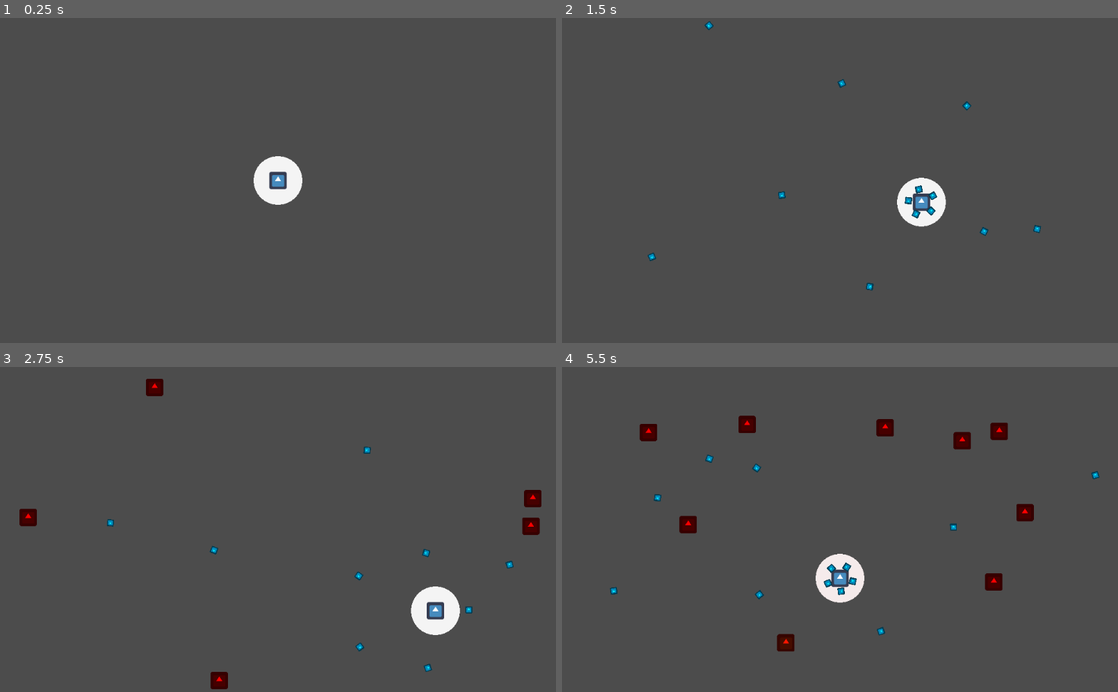
Above: before the commit, frames 1-4 (two rows, left to right).
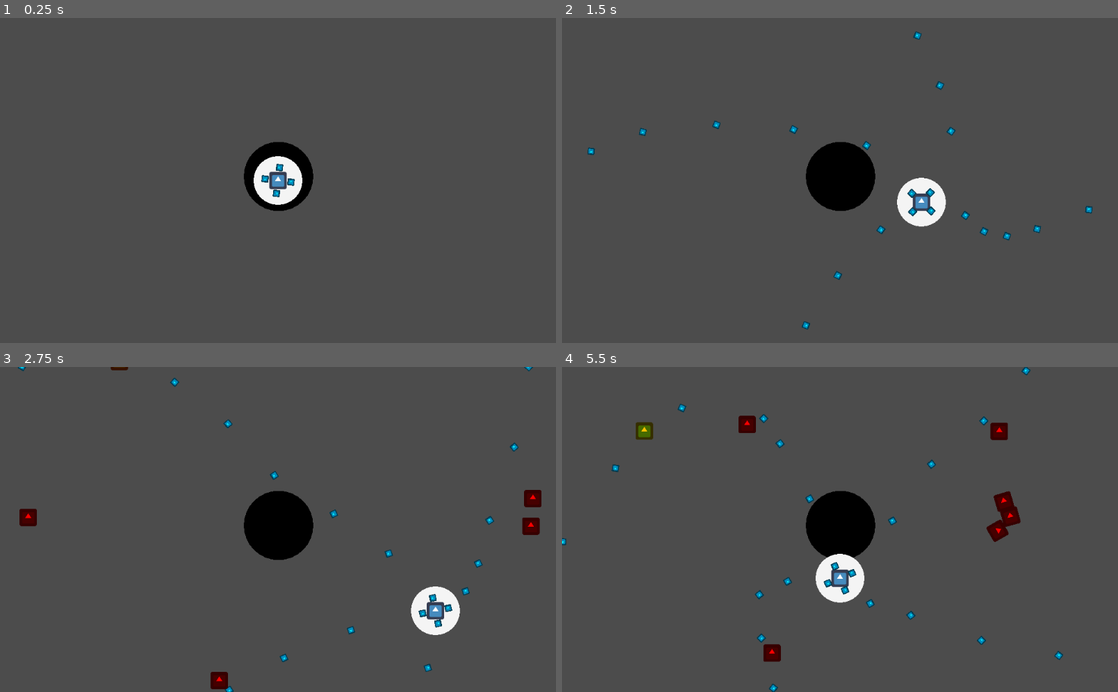
Above: after the commit, the same moments.

Repository: franxz/proto-top-down
Game: Godot game, scene res://scenes/test-map/TestMap.tscn
Same seed, same stepped clock (60 frames per second), same inputs: the game is played once before the commit and once after it. The engine's default icon, where the game draws it, is replaced by a stand-in: a white triangle on a blue panel in a dark square.
Inputs:
- Up to frame 1 (0.25 s): no input
- Up to frame 2 (1.5 s): hold Right (ui_right) 0.53-1.28 s; hold Down (ui_down) from 1.28 s (still down)
- Up to frame 3 (2.75 s): release Down (ui_down) at 2.03 s; hold Right (ui_right) from 2.03 s (still down)
- Up to frame 4 (5.5 s): release Right (ui_right) at 2.78 s; hold Up (ui_up) 2.78-3.53 s; hold Left (ui_left) 3.53-5.03 s; hold Down (ui_down) from 5.03 s (still down)

The runs differ from the first frame. In frame 1, 1.2% of the frame differs, in the area x 43-57%, y 38-60%; in frame 2, 2.8%; in frame 3, 3.0%; in frame 4, 4.7%, in the area x 0-97%, y 0-100%.

Commit message:
Add "Hole" game object. Update basic weapon specs

Diff:
--- /dev/null
+++ b/scenes/hole/Hole.gd
@@ -0,0 +1,19 @@
+extends Area2D
+
+var radius := 128
+var color := Color.black
+
+onready var shape_node = get_node("CollisionShape2D")
+
+func _ready():
+	connect("body_entered", self, "_on_body_entered")
+	shape_node.shape.radius = radius
+
+
+func _on_body_entered(body: Node):
+	if body.is_in_group("enemies"):
+		body.queue_free()
+
+
+func _draw():
+	draw_circle(Vector2.ZERO, radius, color)
--- /dev/null
+++ b/scenes/hole/Hole.tscn
@@ -0,0 +1,21 @@
+[gd_scene load_steps=4 format=2]
+
+[ext_resource path="res://scenes/hole/Hole.gd" type="Script" id=1]
+
+[sub_resource type="CircleShape2D" id=1]
+
+[sub_resource type="CircleShape2D" id=2]
+radius = 224.0
+
+[node name="Hole" type="Area2D"]
+script = ExtResource( 1 )
+
+[node name="CollisionShape2D" type="CollisionShape2D" parent="."]
+shape = SubResource( 1 )
+
+[node name="Obstacle" type="Area2D" parent="."]
+collision_layer = 4
+collision_mask = 4
+
+[node name="CollisionShape2D" type="CollisionShape2D" parent="Obstacle"]
+shape = SubResource( 2 )
--- a/scenes/test-map/TestMap.tscn
+++ b/scenes/test-map/TestMap.tscn
@@ -1,12 +1,19 @@
-[gd_scene load_steps=3 format=2]
+[gd_scene load_steps=4 format=2]
 
 [ext_resource path="res://scenes/player/Player.tscn" type="PackedScene" id=1]
+[ext_resource path="res://scenes/hole/Hole.tscn" type="PackedScene" id=2]
 [ext_resource path="res://scenes/test-map/TestMap.gd" type="Script" id=3]
 
 [node name="TestMap" type="Node2D"]
 script = ExtResource( 3 )
 
+[node name="Hole" parent="." instance=ExtResource( 2 )]
+position = Vector2( 2, -15 )
+
 [node name="Player" parent="." instance=ExtResource( 1 )]
+__meta__ = {
+"_edit_lock_": true
+}
 
 [node name="Camera2D" type="Camera2D" parent="."]
 current = true
--- a/scenes/weapon/Weapon.gd
+++ b/scenes/weapon/Weapon.gd
@@ -4,8 +4,8 @@
 
 var weapon_base = WeaponBase.new()
 var shot_color = Color.aqua
-var cooldown := 0.5
-var shot_count := 5
+var cooldown := 0.25
+var shot_count := 4
 var dist_from_center := 48
 var start_angle := 0.0
 
